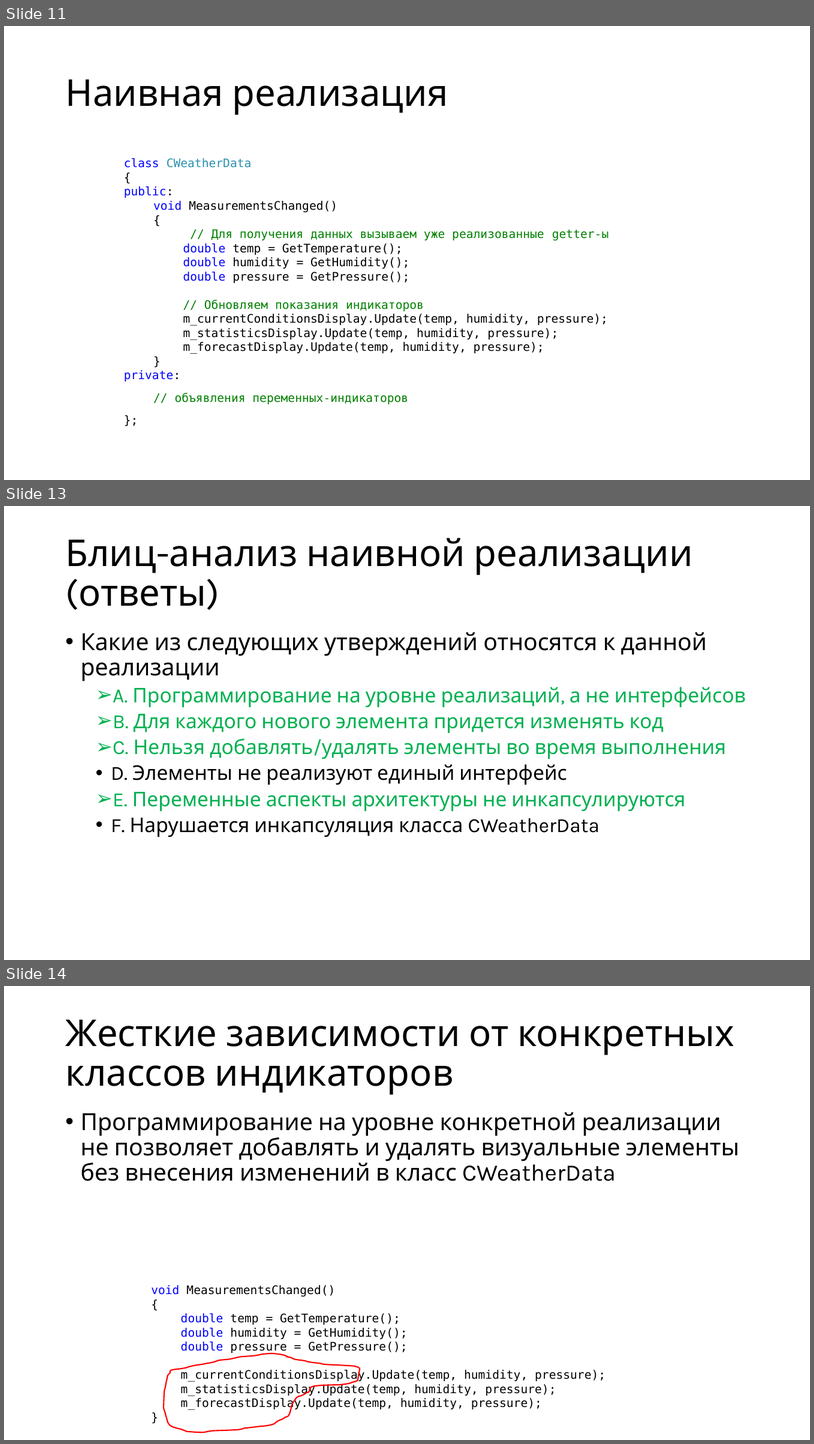
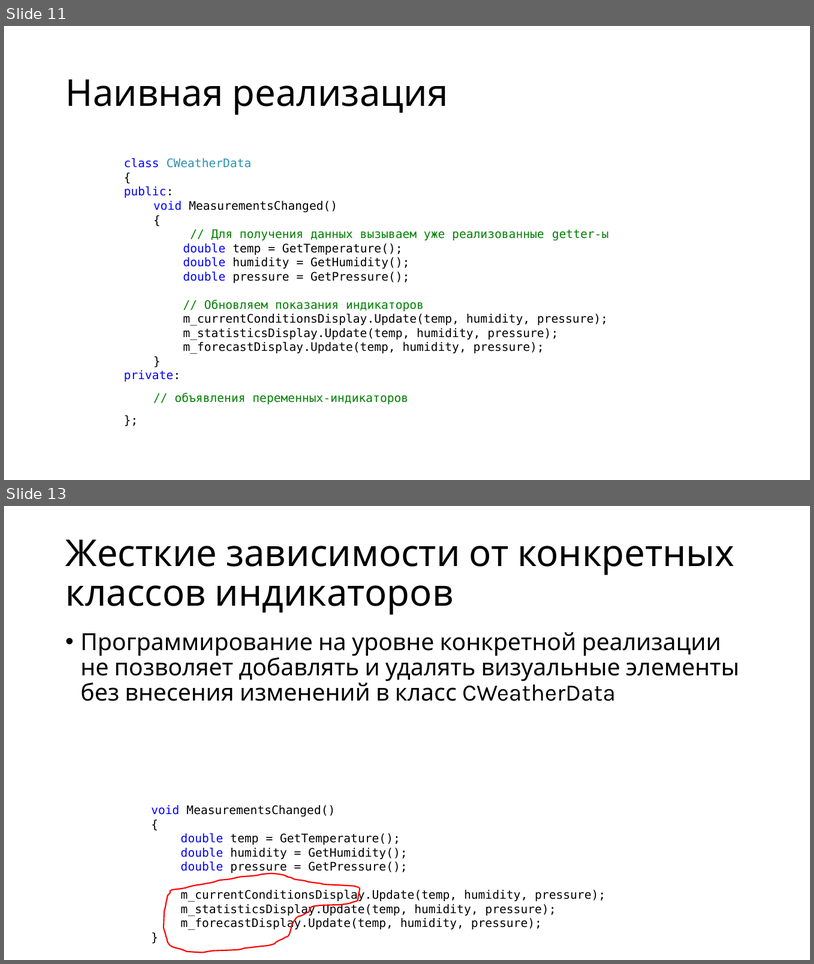
Before and after one commit to alexey-malov/ood, a slide deck: lectures/02.observer/observer.pptx. Shown one above the other, each under a label of ours: slides 11, 13 and 14 before the commit, slides 11 and 13 after it; the slides between them are not shown. The pictures are 814x1444 and 814x964 pixels, drawn with LibreOffice and Linux fonts; fonts in the diff are those of the drawing. Boxes give left, top, right and bottom in pixels: in the first picture for what was removed or moved away, otherwise in the second. Text is boxed around its words. In the diff, an @@ line names an element or a change of style, - is before the commit and + after.

```diff
--- a/lectures/02.observer/observer.pptx
+++ b/lectures/02.observer/observer.pptx
@@ slide 13 removed at box(4, 506, 810, 960), background #FFFFFF @@
@@ title removed at box(65, 538, 693, 606) @@
-Блиц-анализ наивной реализации (ответы)
@@ text removed at box(81, 632, 746, 837) @@
-• Какие из следующих утверждений относятся к данной реализации
-  ➢ A. Программирование на уровне реализаций, а не интерфейсов
-  ➢ B. Для каждого нового элемента придется изменять код
-  ➢ C. Нельзя добавлять/удалять элементы во время выполнения
-  • D. Элементы не реализуют единый интерфейс
-  ➢ E. Переменные аспекты архитектуры не инкапсулируются
-  • F. Нарушается инкапсуляция класса CWeatherData
@@ what was slide 14 is now slide 13 @@
```
Also in this commit, not shown: 18 slides changed, 2 slides added, 1 other slide removed, 2 other files.
